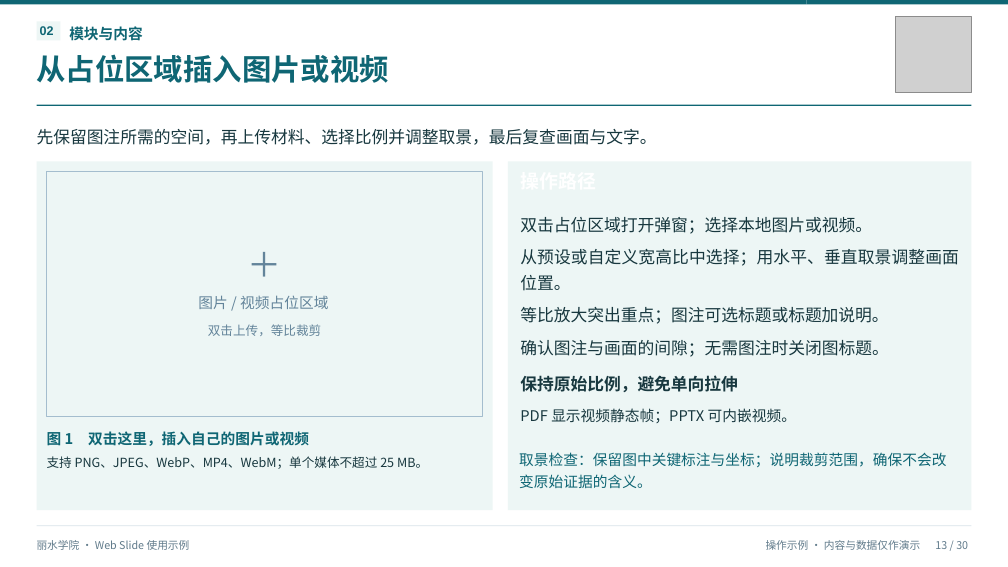
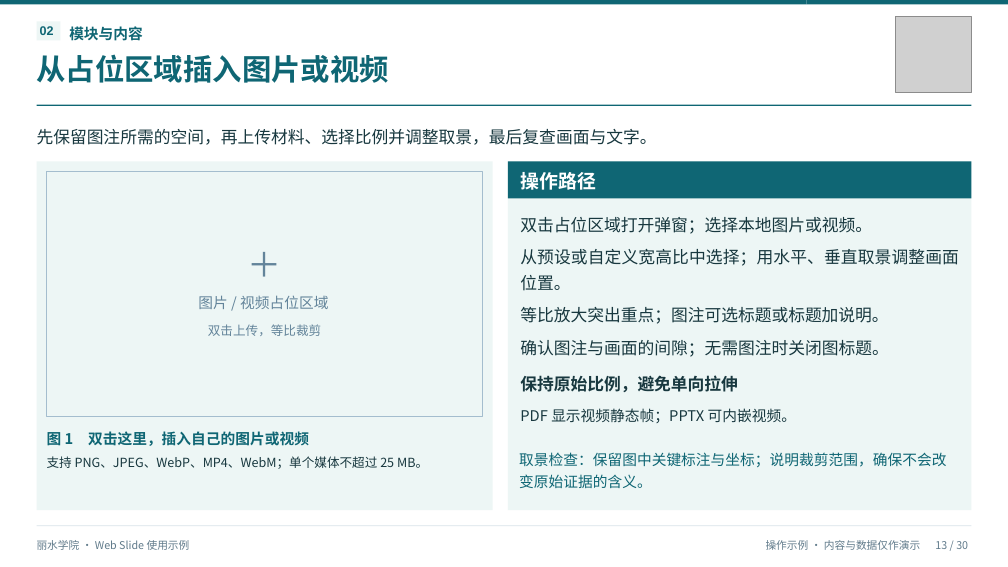
Before and after one commit to lbsun1999/html2ppt-web-slide, a slide deck: slide 13 of output/丽水学院_WebSlide制作与演示指南.pptx. Drawn at 1008x567 pixels with LibreOffice and Linux fonts; fonts in the diff are those of the drawing; grey boxes stand for pictures. Boxes give left, top, right and bottom in pixels: in the first picture for what was removed or moved away, otherwise in the second. Text is boxed around its words. In the diff, an @@ line names an element or a change of style, - is before the commit and + after.

Commit message:
feat: modularize profile and plan editing and fix PPTX text export

```diff
--- a/output/丽水学院_WebSlide制作与演示指南.pptx
+++ b/output/丽水学院_WebSlide制作与演示指南.pptx
@@ rectangle added at [508, 161, 972, 198], fill #0F6674 @@
@@ text added at [520, 172, 596, 190], 18 pt, text #FFFFFF, bold @@
+操作路径
```
Also in this commit, not shown: 18 other slides changed, 54 other files.
